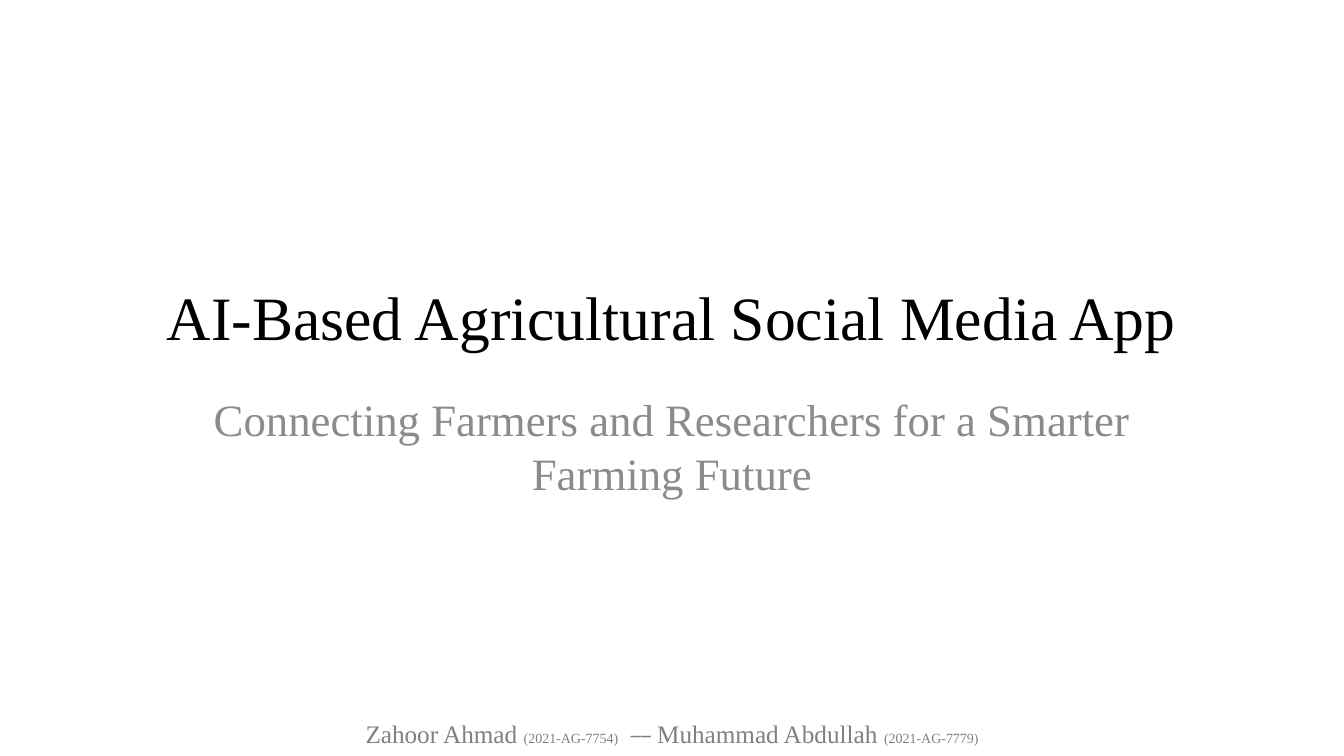
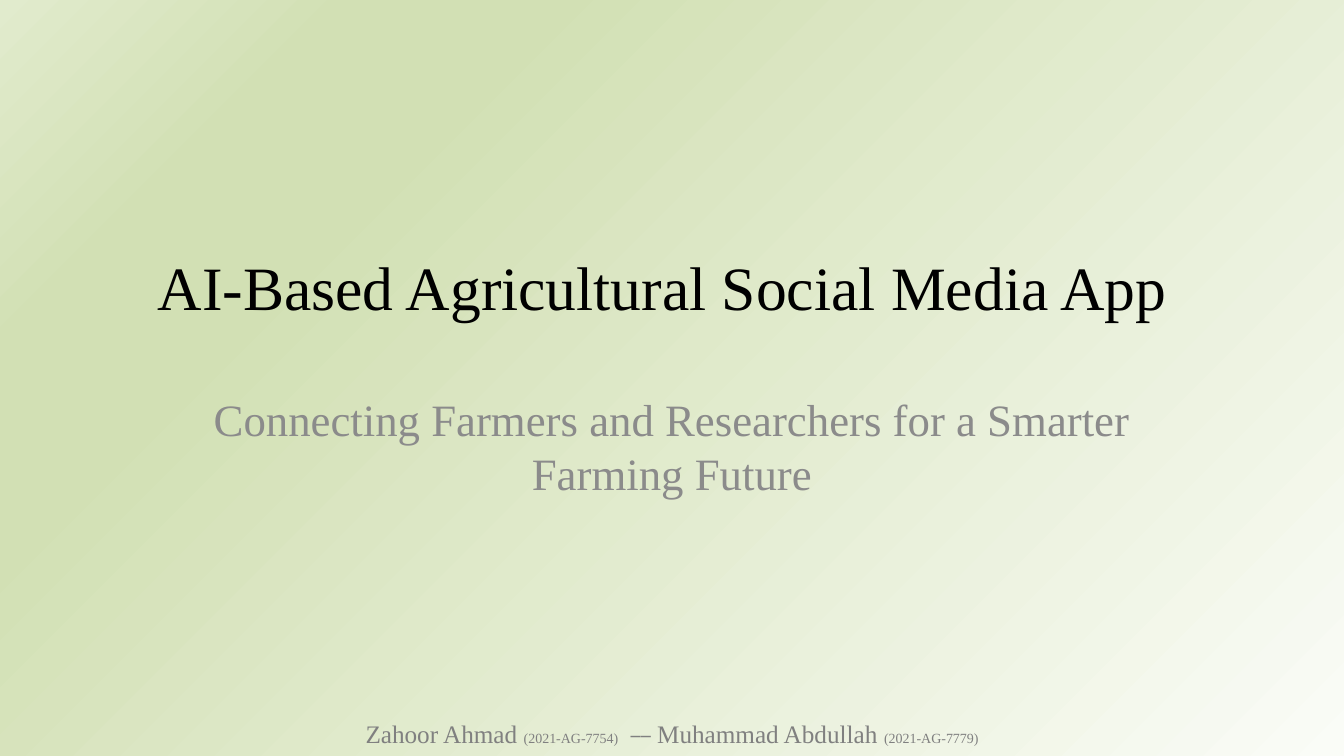
Before and after one commit to zahooronly/FYP, a slide deck: slide 3 of FYP AI Based Agricultural Social Media App Zahoor - Abdullah.pptx (slide 2 before the commit). Drawn at 1344x756 pixels with LibreOffice and Linux fonts; fonts in the diff are those of the drawing. Boxes give left, top, right and bottom in pixels: in the first picture for what was removed or moved away, otherwise in the second. Text is boxed around its words. In the diff, an @@ line names an element or a change of style, - is before the commit and + after.

```diff
--- a/FYP AI Based Agricultural Social Media App Zahoor - Abdullah.pptx
+++ b/FYP AI Based Agricultural Social Media App Zahoor - Abdullah.pptx
@@ background #FFFFFF to gradient #FAFCF7 to #D2E0B4 to #E1EBCD @@
@@ text "AI-Based Agricultural Social Media App": place and size @@
-text "AI-Based Agricultural Social Media App" at (167, 297, 1175, 352)
+text "AI-Based Agricultural Social Media App" at (158, 267, 1166, 322)
@@ text "AI-Based Agricultural Social Media App" at (158, 267, 1166, 322): alignment centre to left @@
```
Also in this commit, not shown: 10 other slides changed, 12 slides added, 1 other file.
